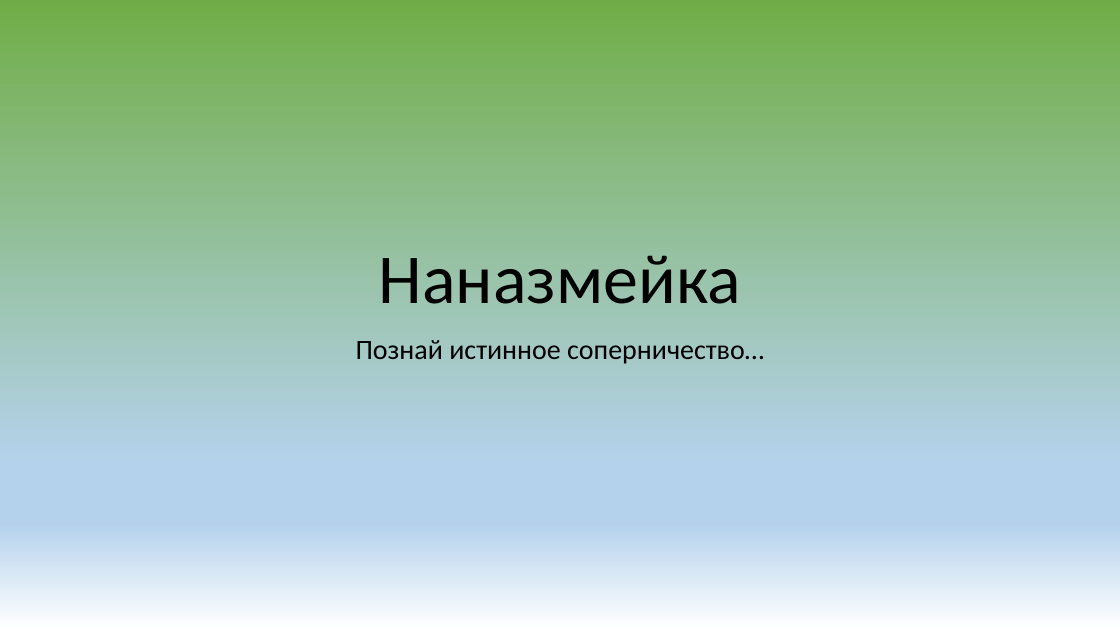
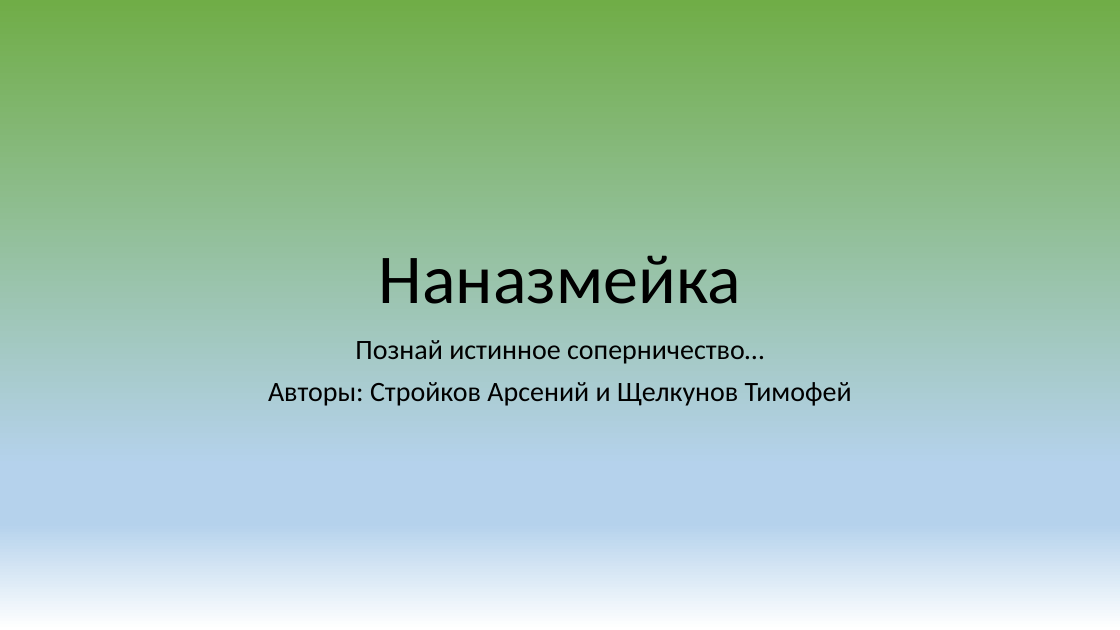
Before and after one commit to Johnhuan777/Projectzmeyka, a slide deck: slide 1 of Наназмейка ПРЕЗЕНТАЦИЯ.pptx. Drawn at 1120x630 pixels with LibreOffice and Linux fonts; fonts in the diff are those of the drawing. Boxes give left, top, right and bottom in pixels: in the first picture for what was removed or moved away, otherwise in the second. Text is boxed around its words. In the diff, an @@ line names an element or a change of style, - is before the commit and + after.

```diff
--- a/Наназмейка ПРЕЗЕНТАЦИЯ.pptx
+++ b/Наназмейка ПРЕЗЕНТАЦИЯ.pptx
@@ subtitle at [268,382,852,406]: paragraph added @@
+Авторы: Стройков Арсений и Щелкунов Тимофей
```
